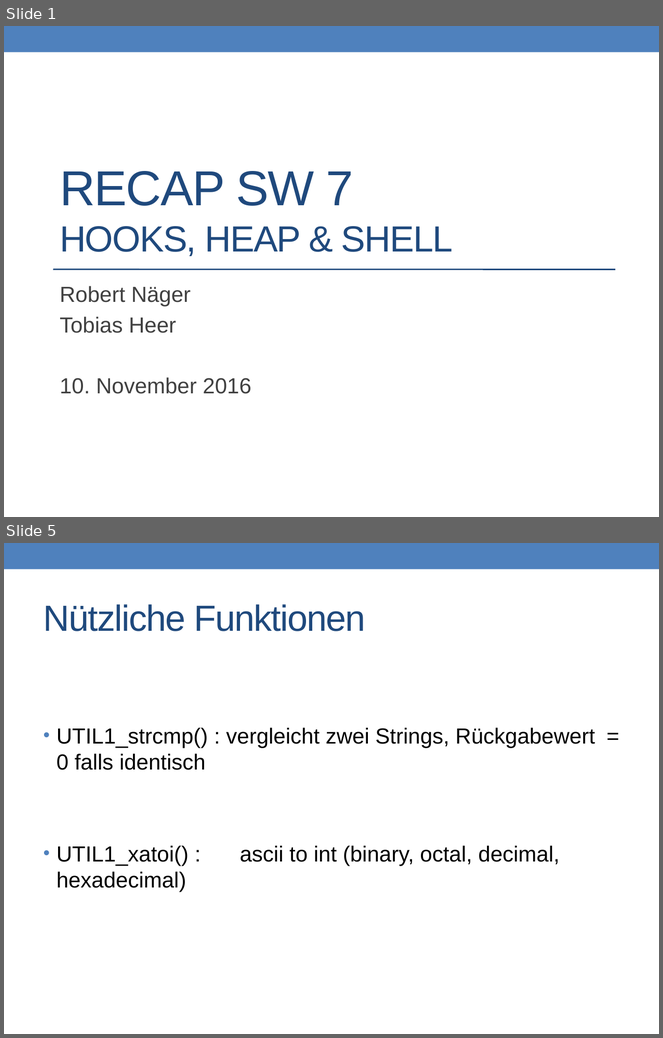
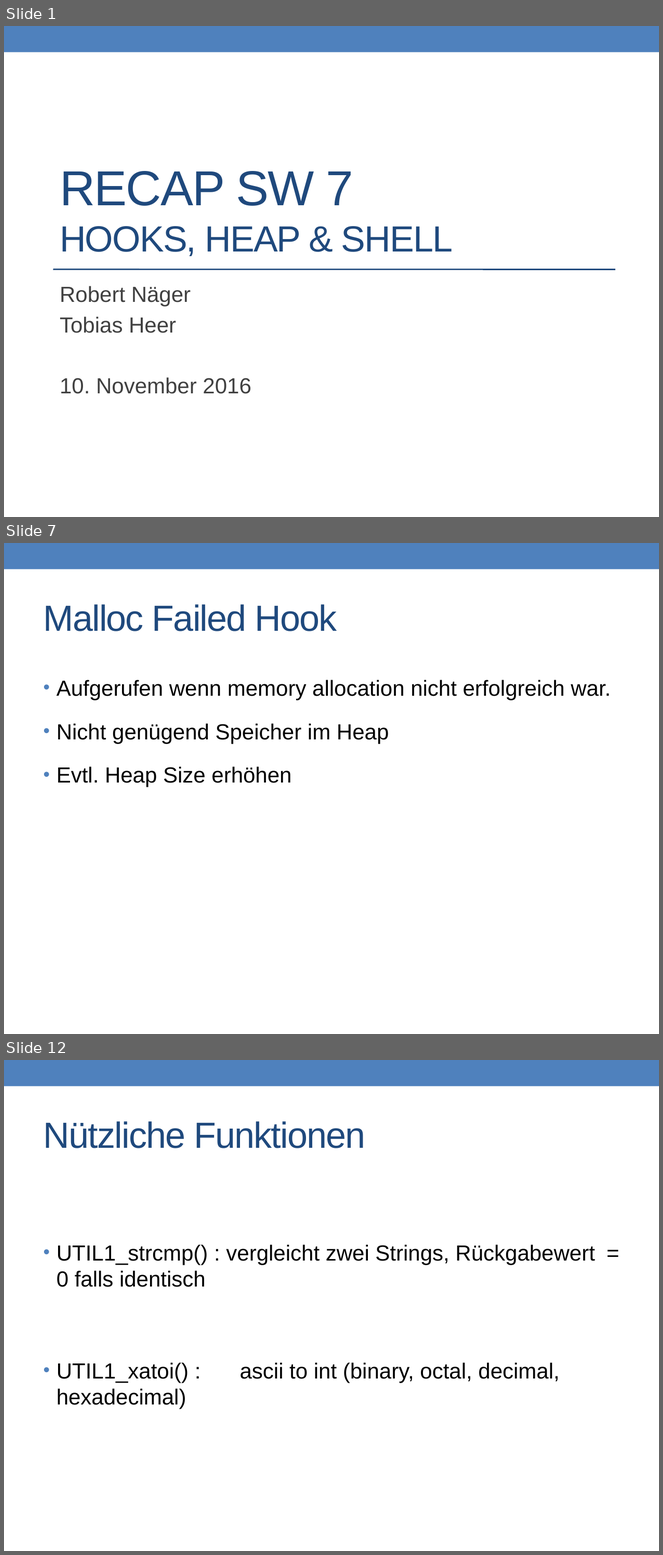
Before and after one commit to prg2lt1/robogit, a slide deck: Recap/ToroRecap.pptx. Shown one above the other, each under a label of ours: slides 1 and 5 before the commit, slides 1, 7 and 12 after it; the slides between them are not shown. The pictures are 663x1038 and 663x1555 pixels, drawn with LibreOffice and Linux fonts; fonts in the diff are those of the drawing. Boxes give left, top, right and bottom in pixels: in the first picture for what was removed or moved away, otherwise in the second. Text is boxed around its words. In the diff, an @@ line names an element or a change of style, - is before the commit and + after.

```diff
--- a/Recap/ToroRecap.pptx
+++ b/Recap/ToroRecap.pptx
@@ slide 7 added at (4, 543, 659, 1034), background #FFFFFF; not listed: 1 template element that a slide beside it also shows @@
@@ title added at (44, 604, 337, 631), 40 pt, text #1F497D @@
+Malloc Failed Hook
@@ text added at (57, 680, 611, 787), 24 pt, text #000000 @@
+• Aufgerufen wenn memory allocation nicht erfolgreich war.
+• Nicht genügend Speicher im Heap
+• Evtl. Heap Size erhöhen
@@ what was slide 5 is now slide 12 @@
```
Also in this commit, not shown: 4 slides changed, 9 other slides added, 2 slides removed.
